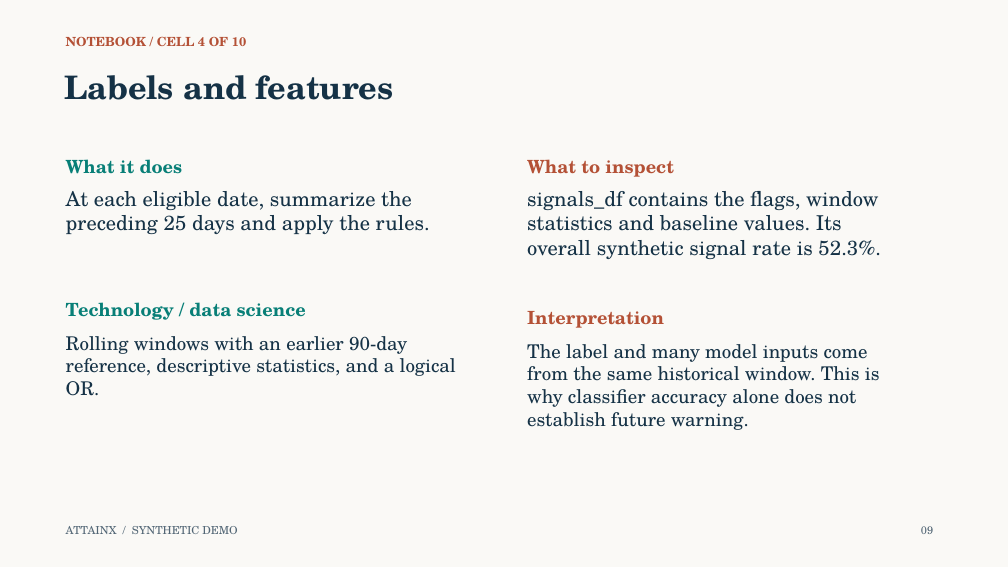
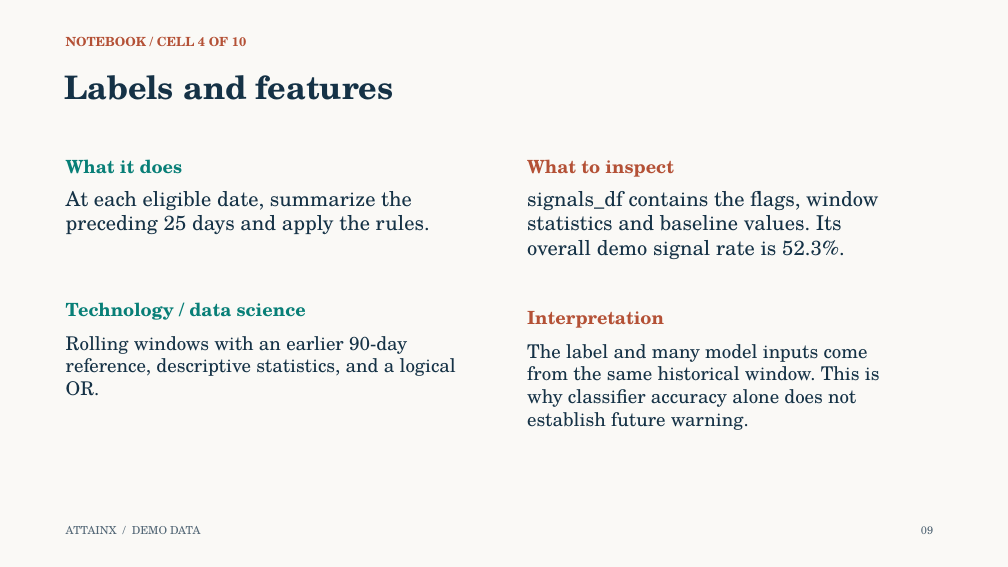
Before and after one commit to 0xpvtrickbateman/SPC-ML-Demo, a slide deck: slide 9 of docs/SPC_ML_Demo_Walkthrough_Ready.pptx. Drawn at 1008x567 pixels with LibreOffice and Linux fonts; fonts in the diff are those of the drawing. Boxes give left, top, right and bottom in pixels: in the first picture for what was removed or moved away, otherwise in the second. Text is boxed around its words. In the diff, an @@ line names an element or a change of style, - is before the commit and + after.

Commit message:
Revise demo wording and document USCIS capability gaps

```diff
--- a/docs/SPC_ML_Demo_Walkthrough_Ready.pptx
+++ b/docs/SPC_ML_Demo_Walkthrough_Ready.pptx
@@ text at (527, 191, 878, 259): text changed @@
-signals_df contains the flags, window statistics and baseline values. Its overall synthetic signal rate is 52.3%.
+signals_df contains the flags, window statistics and baseline values. Its overall demo signal rate is 52.3%.
@@ text at (66, 526, 201, 534): text changed @@
-ATTAINX / SYNTHETIC DEMO
+ATTAINX / DEMO DATA
```
Also in this commit, not shown: 21 other slides changed, 3 other files.
